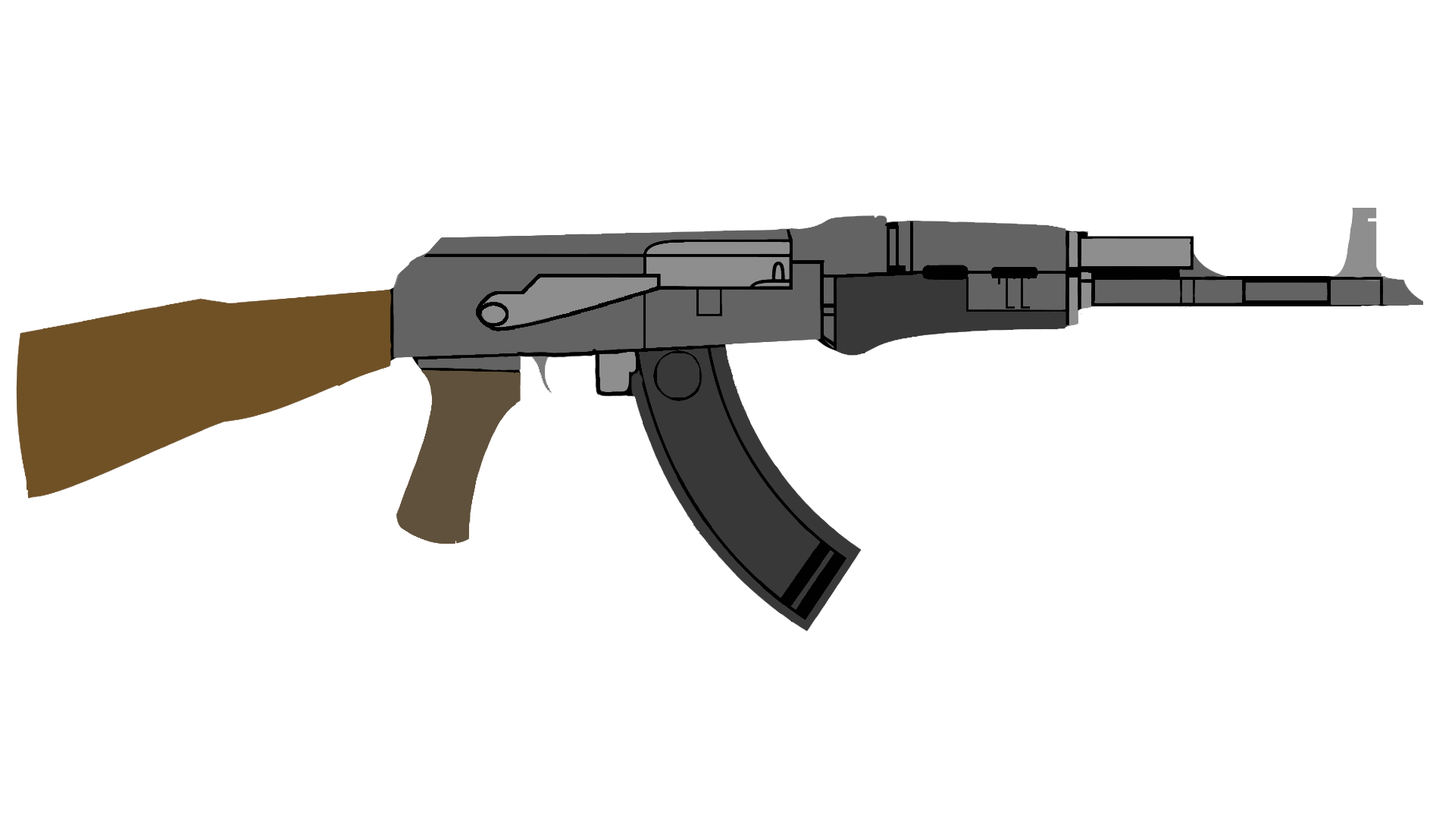
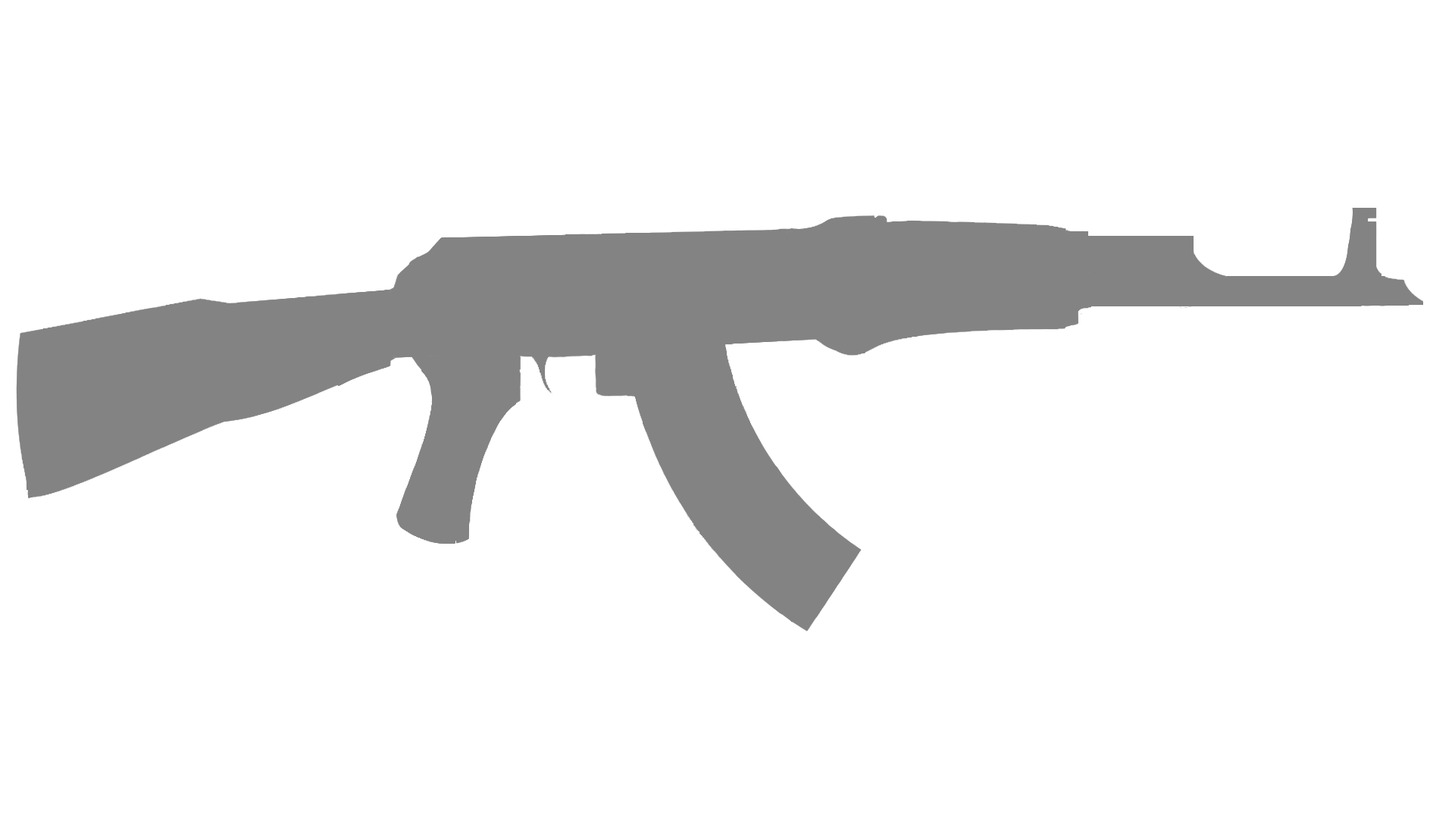
Two versions of the same layered image (1455x819). Layer-by-layer changes:
hid "Layer 9" over [15, 207, 1424, 632]
added layer "Outline" over [15, 207, 1424, 632]
